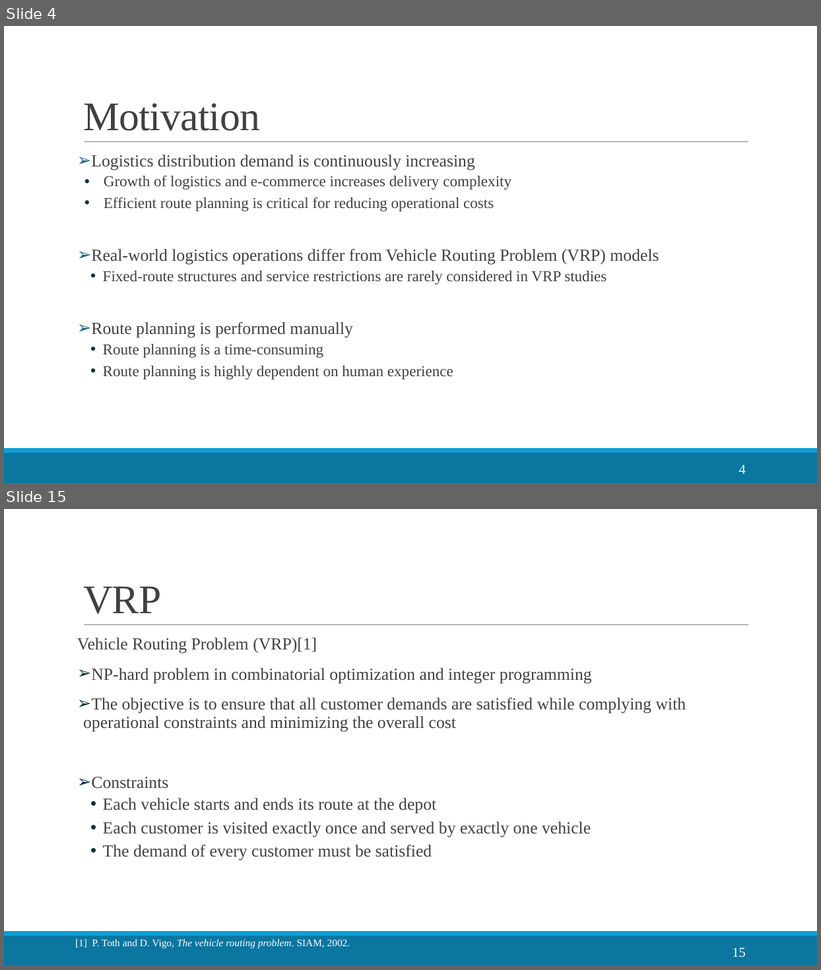
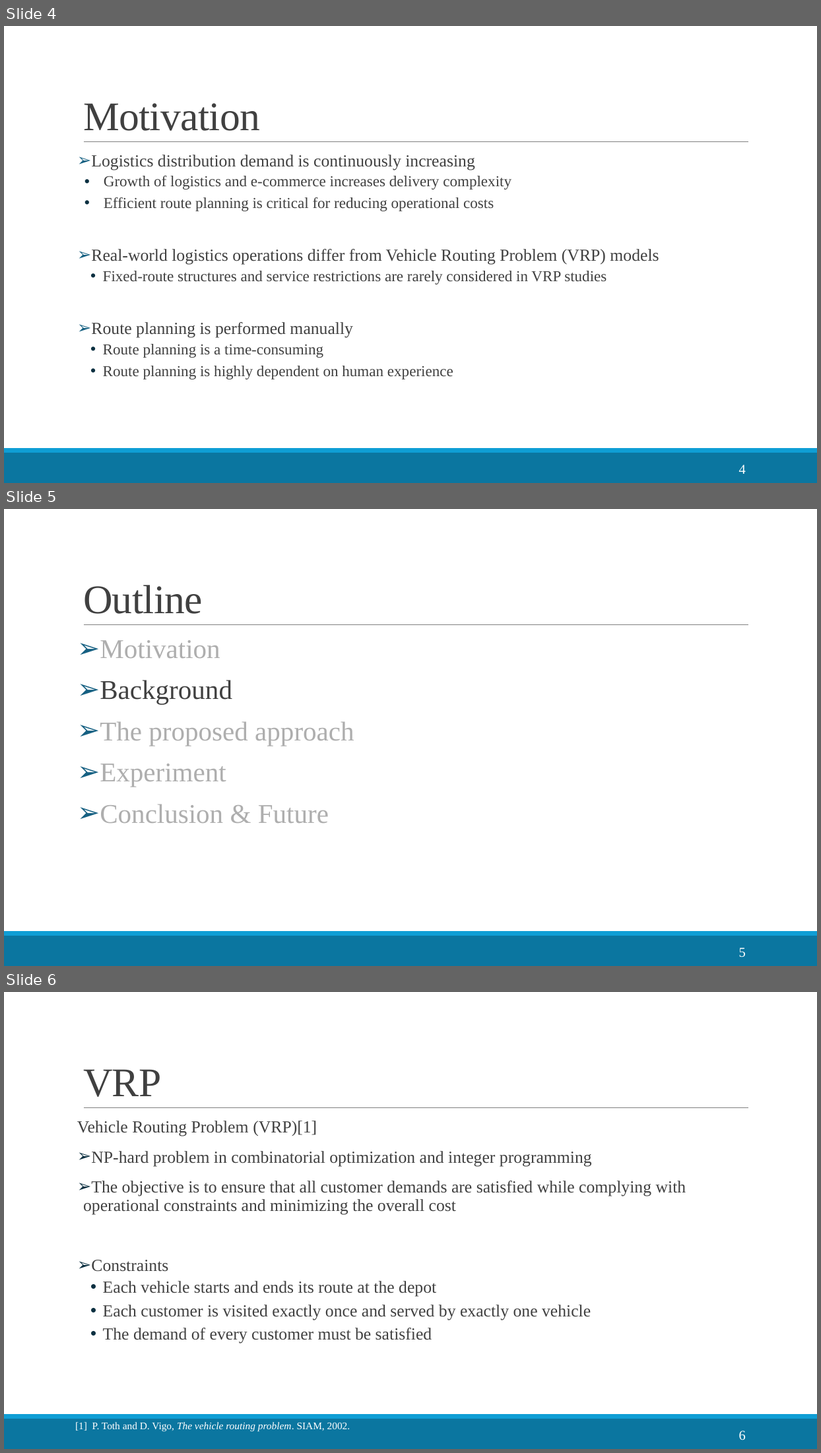
Before and after one commit to LloydGain/114_NTUT_Thesis, a slide deck: docs/thesis/114_楊宏傑_TCSE.pptx. Shown one above the other, each under a label of ours: slides 4 and 15 before the commit, slides 4, 5 and 6 after it; the slides between them are not shown. The pictures are 821x970 and 821x1453 pixels, drawn with LibreOffice and Linux fonts; fonts in the diff are those of the drawing. Boxes give left, top, right and bottom in pixels: in the first picture for what was removed or moved away, otherwise in the second. Text is boxed around its words. In the diff, an @@ line names an element or a change of style, - is before the commit and + after.

```diff
--- a/docs/thesis/114_楊宏傑_TCSE.pptx
+++ b/docs/thesis/114_楊宏傑_TCSE.pptx
@@ slide 5 added at [4,509,817,966], background #FFFFFF; not listed: 3 template elements that a slide beside it also shows @@
@@ title added at [83,585,203,614], 48 pt, text #404040 @@
+Outline
@@ text added at [100,640,354,823], 32 pt, text #AEAEAE @@
+➢ Motivation
+➢ Background
+➢ The proposed approach
+➢ Experiment
+➢ Conclusion & Future
@@ page number added at [739,948,746,958], 16 pt, text #FFFFFF @@
+5
@@ what was slide 15 is now slide 6 @@
@@ page number at [739,1431,746,1441]: text changed @@
-15
+6
```
Also in this commit, not shown: 9 slides changed, 3 other slides added, 12 slides removed, 6 other files.
